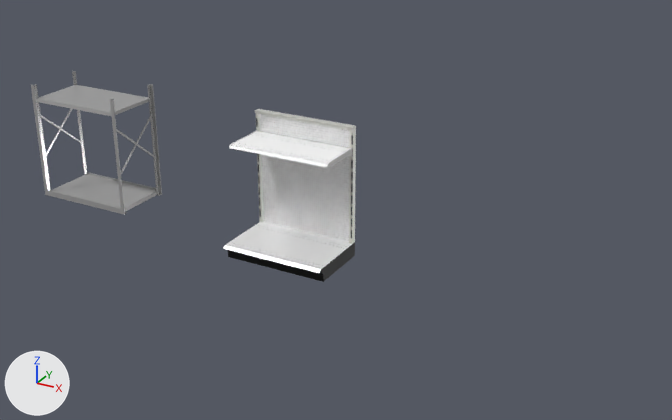
The FBX model Assets/Models/shelving.fbx, before and after one commit.
Rendered twice from a 50 mm camera at (8.09, -13.6, 7.63) aimed at (0.68, -0.13, 0.89). The axes (+X, +Y, +Z) are drawn at lower left. The lights are the same throughout. Where no turn or scale is listed for an object, it has been applied to the vertices.

Names of what the first picture shows: 'gondola shelf base', 'gondola shelving', 'warehouse shelf base', 'warehouse shelving'.
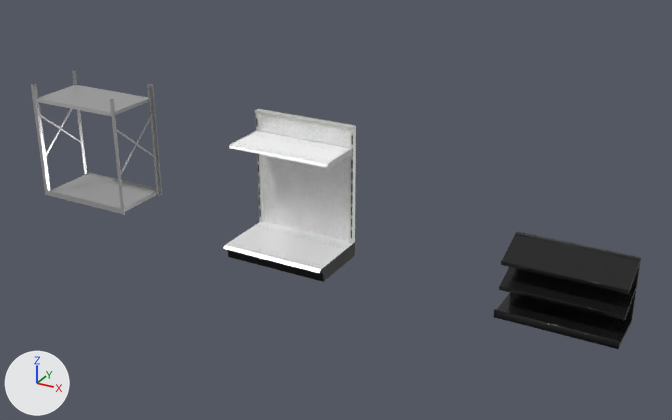
Commit message: Add candy shelf model

Location of each change, [x1, y1, x2, y2] in pixels of the pictures (672 x 420 px):
'candy shelf', added (black)
    after: [494, 231, 642, 349]

What the commit changed:
Material 'candy shelf' (mat_candy_shelf) is new.
Its base color is (0.0174, 0.0174, 0.0174) (black #242424).
Its metallic is 0.4.
Its roughness is 0.2.
Mesh me_candy_shelf is new.
It has 92 vertices, 86 faces and spans x -1.0..1.0, y -0.9..0.02, z 0.0..1.16.
It uses material mat_candy_shelf (black #242424).
Object 'candy shelf' (ob_candy_shelf) is new; it shows me_candy_shelf.
Its location is (5.0, 0.0, 0.0).
